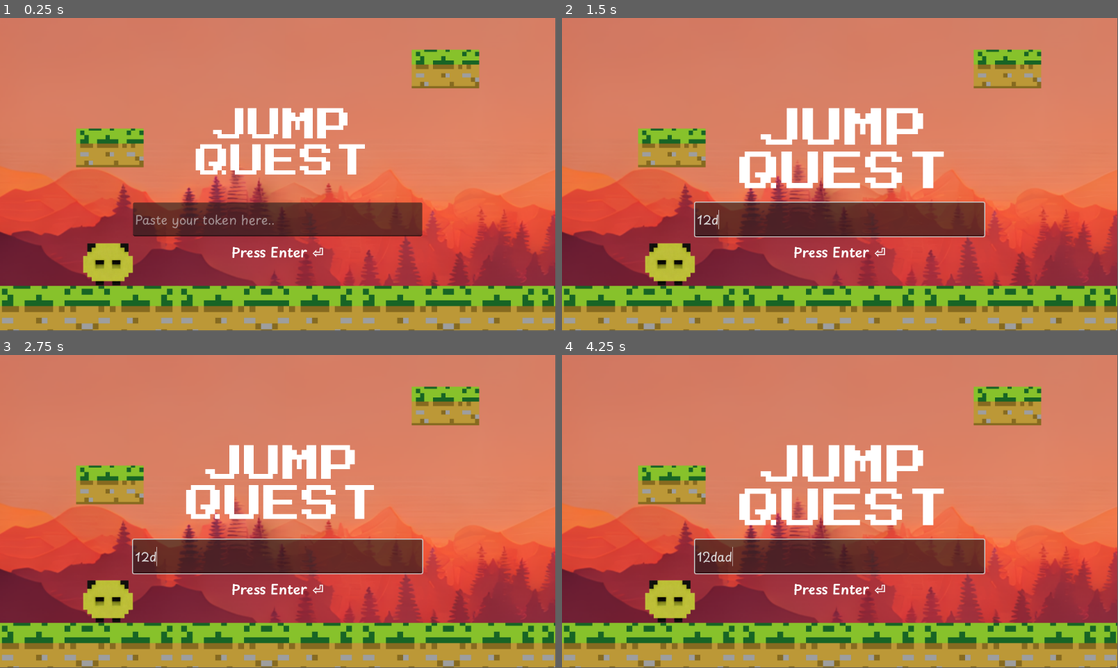
Above: before the commit, frames 1-4 (two rows, left to right).
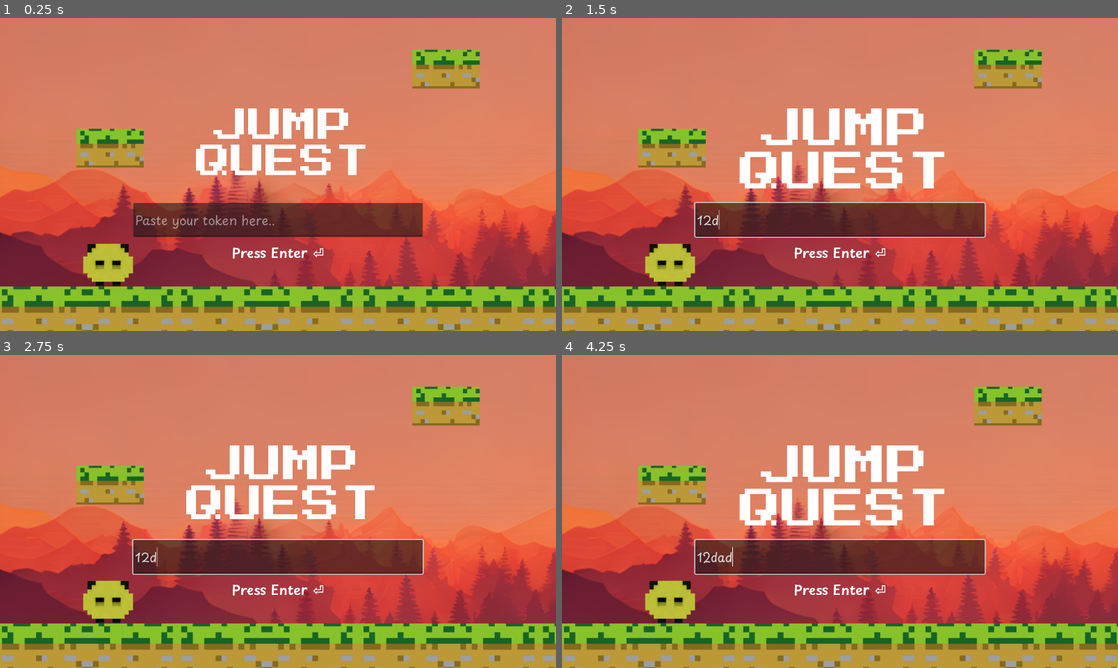
Above: after the commit, the same moments.

Repository: xyon3/jumpquest
Game: Godot game, scene res://menu/menu.tscn
Same seed, same stepped clock (60 frames per second), same inputs: the game is played once before the commit and once after it.
Inputs (mouse positions are in pixels of both pictures, inside the frame that each line leads up to):
- Up to frame 1 (0.25 s): no input
- Up to frame 2 (1.5 s): click (840, 218) at 0.52 s; type "12" at 0.6 s; tap Enter (ui_accept) at 1.25 s; hold D (move_right) from 1.28 s (still down)
- Up to frame 3 (2.75 s): keep holding D (move_right); tap Enter (ui_accept) at 1.52, 2, 2.27 s
- Up to frame 4 (4.25 s): tap Enter (ui_accept) at 2.75, 3.5, 3.77 s; release D (move_right) at 2.78 s; hold A (move_left) 2.78-3.53 s; hold D (move_right) from 3.53 s (still down)
In our replay, the window is 799x449 before the commit and 800x450 after it. These sizes can differ from the game's own. Grey fills any space a smaller window leaves; there, only what the larger window draws over its background counts as a difference.

The runs differ from the first frame. In frame 1, 3.4% of the frame differs, in the area x 0-100%, y 0-100%; in frame 2, 3.8%; in frame 3, 3.7%; in frame 4, 3.8%.
Error in both runs: Invalid access to property or key 'data' on a base object of type 'Nil'. (res://menu/TOKEN_INPUT.gd:30)

Commit message:
battle scene creation

Diff:
--- a/project.godot
+++ b/project.godot
@@ -18,6 +18,11 @@
 [autoload]
 
 Global="*res://auto/Global.gd"
+
+[display]
+
+window/stretch/mode="viewport"
+window/stretch/aspect="expand"
 
 [input]
 
--- a/world/platform_full.tscn
+++ b/world/platform/platform_full.tscn
@@ -1,8 +1,8 @@
 [gd_scene load_steps=5 format=3 uid="uid://chs1oapgugsxd"]
 
-[ext_resource type="Texture2D" uid="uid://do1cnp8dawwt1" path="res://world/platform/platform_side.png" id="1_4miyi"]
-[ext_resource type="Texture2D" uid="uid://pjrm1lvhncga" path="res://world/platform/platform_mid.png" id="2_7rtuh"]
-[ext_resource type="Texture2D" uid="uid://1odromt6fa51" path="res://world/platform/platform_side_reverse.png" id="3_ybpes"]
+[ext_resource type="Texture2D" uid="uid://pjrm1lvhncga" path="res://world/platform/platform_mid.png" id="1_ik2ob"]
+[ext_resource type="Texture2D" uid="uid://do1cnp8dawwt1" path="res://world/platform/platform_side.png" id="2_1wdmf"]
+[ext_resource type="Texture2D" uid="uid://1odromt6fa51" path="res://world/platform/platform_side_reverse.png" id="3_70nhd"]
 
 [sub_resource type="RectangleShape2D" id="RectangleShape2D_k1uku"]
 size = Vector2(112, 31)
--- /dev/null
+++ b/world/scenes/wave_battle.tscn
@@ -0,0 +1,88 @@
+[gd_scene load_steps=5 format=3 uid="uid://d0473ok1j7rc8"]
+
+[ext_resource type="Texture2D" uid="uid://tbj5qfraaejf" path="res://world/bg/bg_full.png" id="1_eyvwr"]
+[ext_resource type="PackedScene" uid="uid://bmvkkcrh7jp8b" path="res://characters/player.tscn" id="3_5jwfl"]
+[ext_resource type="PackedScene" uid="uid://33jjnlcmgemb" path="res://world/simple_controls/simple_control.tscn" id="4_5w17y"]
+[ext_resource type="PackedScene" uid="uid://chs1oapgugsxd" path="res://world/platform/platform_full.tscn" id="4_xda65"]
+
+[node name="Node2D" type="Node2D"]
+
+[node name="BgFull" type="Sprite2D" parent="."]
+modulate = Color(1, 0.882353, 0.870588, 1)
+self_modulate = Color(0.701961, 0.701961, 0.701961, 1)
+light_mask = 131073
+visibility_layer = 524800
+position = Vector2(578, -480)
+scale = Vector2(2.01813, 1.40148)
+texture = ExtResource("1_eyvwr")
+metadata/_edit_lock_ = true
+
+[node name="CanvasModulate" type="CanvasModulate" parent="."]
+color = Color(0.988235, 0.701961, 0.627451, 1)
+
+[node name="Player" parent="." instance=ExtResource("3_5jwfl")]
+position = Vector2(576, 500)
+metadata/_edit_lock_ = true
+
+[node name="CanvasLayer" type="CanvasLayer" parent="."]
+
+[node name="simple_control" parent="CanvasLayer" instance=ExtResource("4_5w17y")]
+top_level = true
+light_mask = 512
+visibility_layer = 512
+anchors_preset = 1
+anchor_left = 1.0
+anchor_right = 1.0
+offset_left = -76.0
+offset_top = 12.0
+offset_right = -36.0
+offset_bottom = 52.0
+grow_horizontal = 0
+size_flags_horizontal = 0
+size_flags_vertical = 0
+
+[node name="platform_full4" parent="." instance=ExtResource("4_xda65")]
+position = Vector2(652, 644)
+metadata/_edit_group_ = true
+
+[node name="platform_full5" parent="." instance=ExtResource("4_xda65")]
+position = Vector2(547, 644)
+metadata/_edit_group_ = true
+
+[node name="platform_full6" parent="." instance=ExtResource("4_xda65")]
+position = Vector2(757, 644)
+metadata/_edit_group_ = true
+
+[node name="platform_full2" parent="." instance=ExtResource("4_xda65")]
+position = Vector2(337, 644)
+metadata/_edit_group_ = true
+
+[node name="platform_full" parent="." instance=ExtResource("4_xda65")]
+position = Vector2(230, 644)
+metadata/_edit_group_ = true
+
+[node name="platform_full3" parent="." instance=ExtResource("4_xda65")]
+position = Vector2(442, 644)
+metadata/_edit_group_ = true
+
+[node name="platform_full7" parent="." instance=ExtResource("4_xda65")]
+position = Vector2(865, 644)
+metadata/_edit_group_ = true
+
+[node name="platform_full8" parent="." instance=ExtResource("4_xda65")]
+position = Vector2(929, 644)
+
+[node name="platform_full9" parent="." instance=ExtResource("4_xda65")]
+position = Vector2(133, 465)
+
+[node name="platform_full10" parent="." instance=ExtResource("4_xda65")]
+position = Vector2(1023, 464)
+
+[node name="platform_full11" parent="." instance=ExtResource("4_xda65")]
+position = Vector2(576, 300)
+
+[node name="platform_full12" parent="." instance=ExtResource("4_xda65")]
+position = Vector2(464, 300)
+
+[node name="platform_full13" parent="." instance=ExtResource("4_xda65")]
+position = Vector2(688, 300)
Not shown: 1 places in world/platform/platform_full.tscn that only renumber resources
